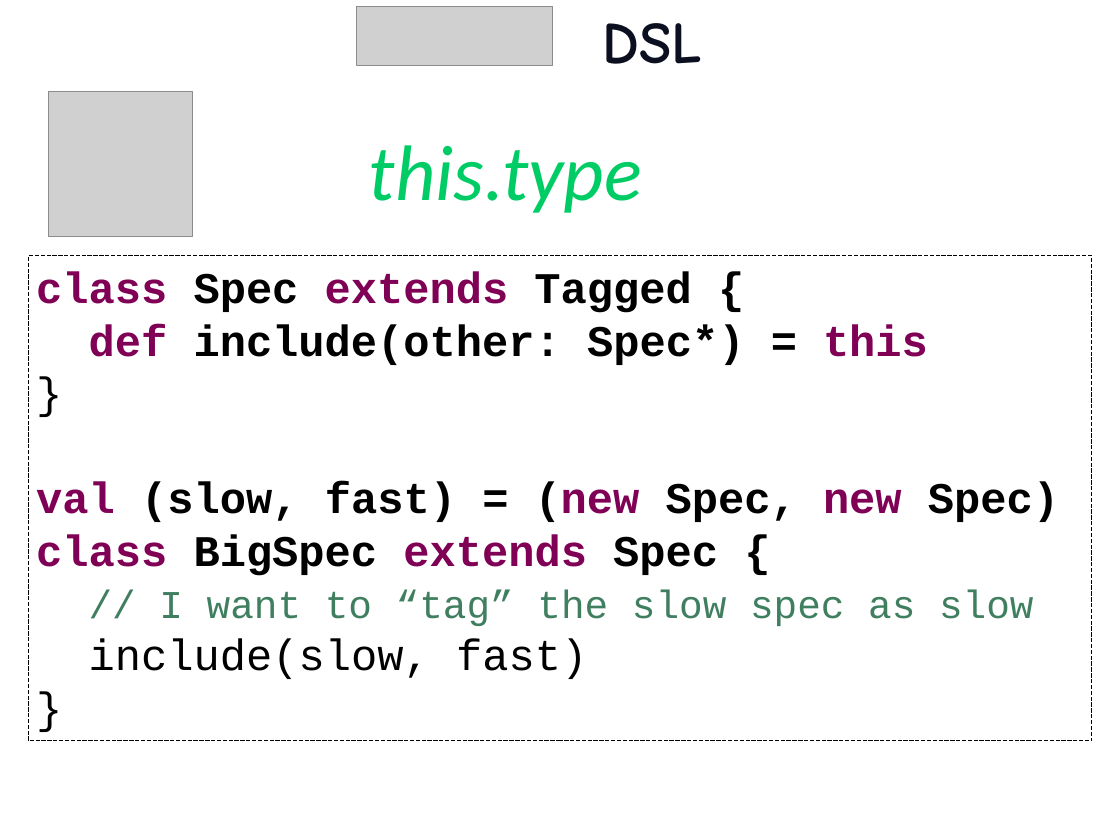
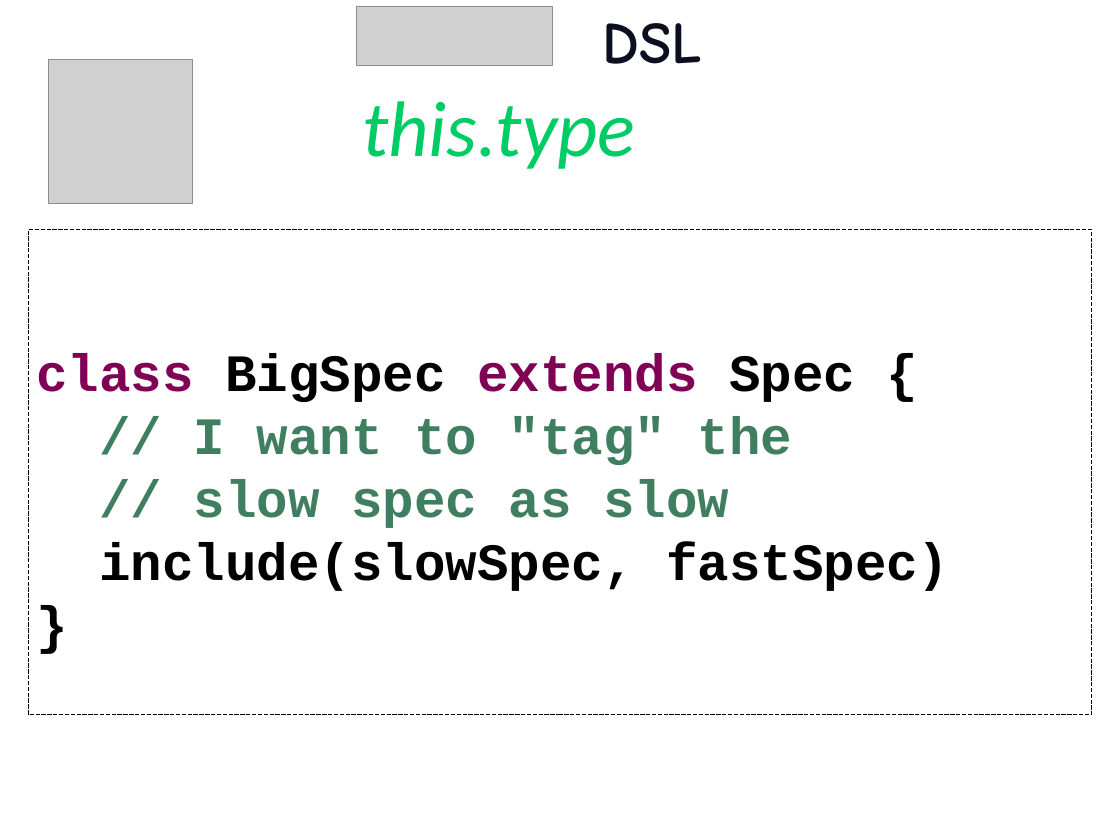
Before and after one commit to etorreborre/oscon-2010, a slide deck: slide 42 of src/main/resources/oscon_2010_specs.pptx (slide 36 before the commit). Drawn at 1120x840 pixels with LibreOffice and Linux fonts; fonts in the diff are those of the drawing; grey boxes stand for pictures; background and template pictures are left out. Boxes give left, top, right and bottom in pixels: in the first picture for what was removed or moved away, otherwise in the second. Text is boxed around its words. In the diff, an @@ line names an element or a change of style, - is before the commit and + after.

```diff
--- a/src/main/resources/oscon_2010_specs.pptx
+++ b/src/main/resources/oscon_2010_specs.pptx
@@ picture: place and size @@
-picture at bbox=[48, 92, 192, 236]
+picture at bbox=[48, 59, 192, 203]
@@ text "this.type": place and size @@
-text "this.type" at bbox=[369, 145, 642, 213]
+text "this.type" at bbox=[362, 101, 635, 169]
@@ rectangle "class BigSpec extends Spec {": place and size @@
-rectangle "class BigSpec extends Spec {" at bbox=[28, 256, 1092, 741]
+rectangle "class BigSpec extends Spec {" at bbox=[28, 230, 1092, 715]
@@ rectangle "class BigSpec extends Spec {" at bbox=[28, 230, 1092, 715]: size 40 to 48 pt, bold on in "}" @@
@@ text in rectangle at bbox=[36, 353, 949, 591]: text changed; size 40 to 48 pt @@
-class Spec extends Tagged {
-def include(other: Spec*) = this
+class BigSpec extends Spec {
+// I want to "tag" the
+// slow spec as slow
+include(slowSpec, fastSpec)
@@ text in rectangle at bbox=[36, 482, 1059, 679]: paragraphs removed @@
-val (slow, fast) = (new Spec, new Spec)
-class BigSpec extends Spec {
-// I want to “tag” the slow spec as slow
-include(slow, fast)
-}
```
Also in this commit, not shown: 20 other slides changed, 11 slides added.
